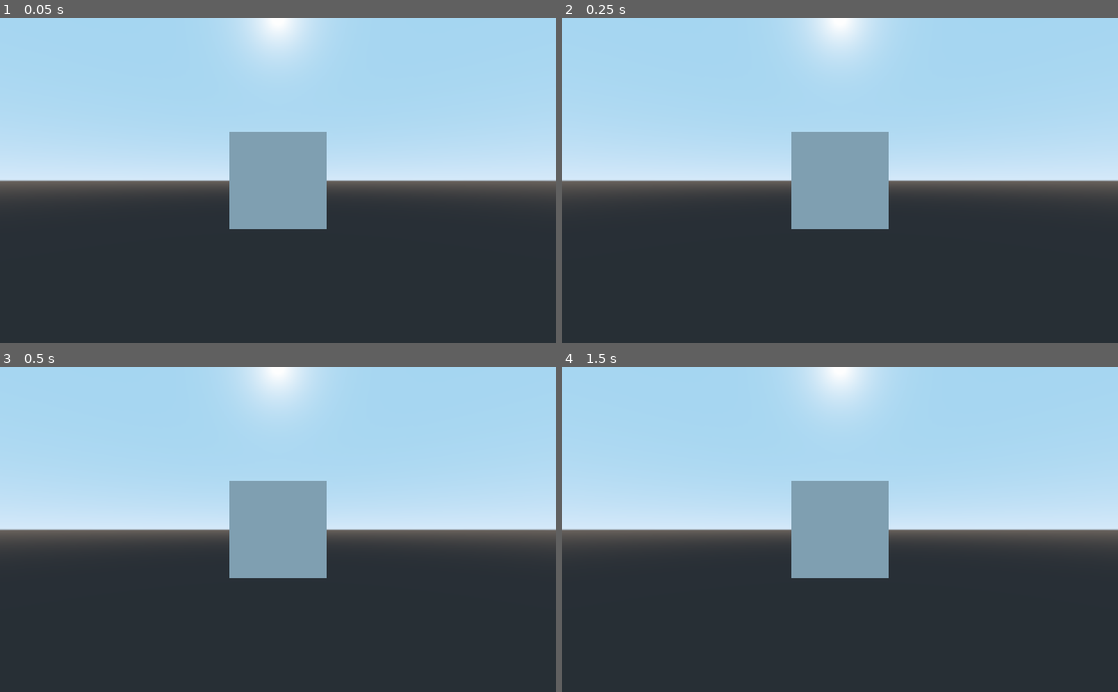
Above: before the commit, frames 1-4 (two rows, left to right).
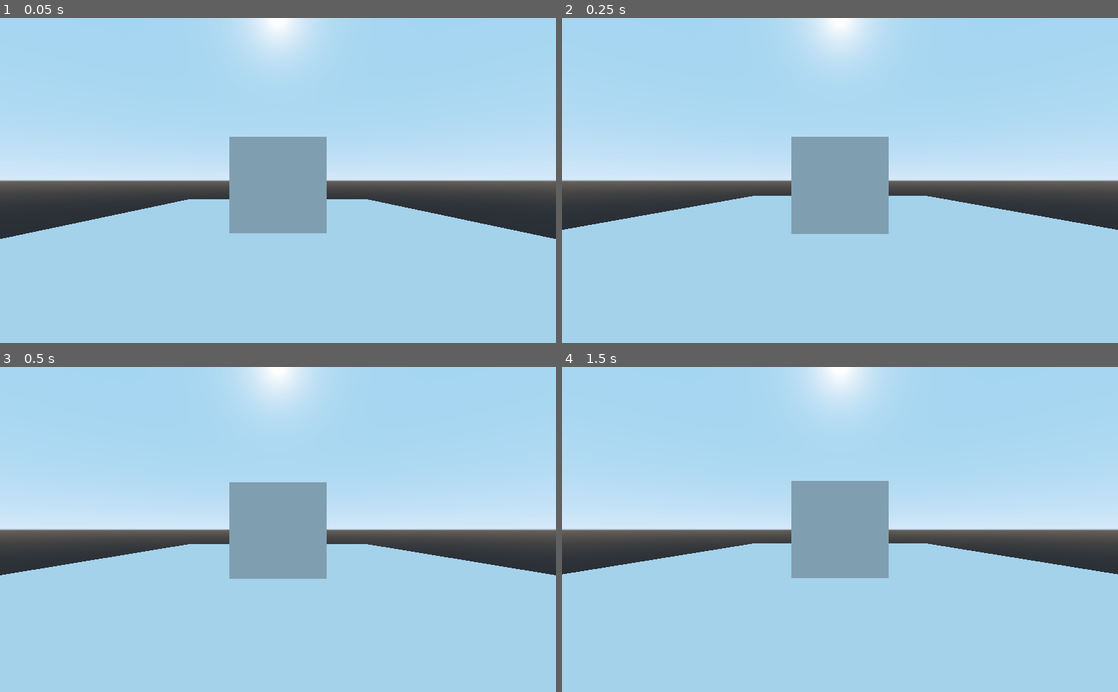
Above: after the commit, the same moments.

Repository: theluckycrab/chronicles
Game: Godot game, scene res://Start.tscn
The game is run twice, just before and just after one commit, with the same random seed, the same clock (stepped at 60 frames per second) and the same inputs.
Inputs (mouse positions are in pixels of both pictures, inside the frame that each line leads up to):
- Up to frame 1 (0.05 s): no input
- Up to frame 2 (0.25 s): no input
- Up to frame 3 (0.5 s): no input
- Up to frame 4 (1.5 s): move the mouse to (962, 513) at 0.52 s; move the mouse to (728, 545) at 1.27 s

The runs differ from the first frame. In frame 1, 39% of the frame differs, in the area x 0-100%, y 35-100%; in frame 2, 40%; in frame 3, 40%; in frame 4, 41%, in the area x 0-100%, y 54-100%.

Commit message:
Basic navigation

Diff:
--- a/ControlledCamera.gd
+++ b/ControlledCamera.gd
@@ -3,12 +3,15 @@
 onready var H = get_parent().get_parent()
 onready var V = get_parent()
 
+var transformTarget = null
+
 var rightStickVector = Vector2.ZERO
 var mouseMotionVector = Vector2.ZERO
 var rightStickDeadZone = 0.25
-var hSpeed = 1.25
-var vSpeed = 1.25
+var hSpeed = 2.75
+var vSpeed = 2.75
 var vLookLimitDegrees = 35
+var trackSpeed = 0.1
 
 func _input(event):
 	if event is InputEventMouseMotion:
@@ -18,6 +21,7 @@
 		rightStickVector.y = Input.get_joy_axis(1, JOY_AXIS_3)
 
 func _physics_process(_delta):
+	Track_Target()
 	Calc_Rotation()
 	Apply_Rotation()
 
@@ -33,7 +37,6 @@
 
 func Apply_Look_Limit():
 	var y = rad2deg(V.rotation.x) + rightStickVector.y
-	print(y)
 	if y > vLookLimitDegrees * .25 and sign(rightStickVector.y) == -1:
 		rightStickVector.y = 0
 	elif y < -vLookLimitDegrees and sign(rightStickVector.y) == 1:
@@ -57,3 +60,13 @@
 
 func Get_Rotation():
 	return Vector2(H.rotation.y, V.rotation.x)
+
+func Track_Target():
+	if !transformTarget:
+		return
+	var position:Vector3 = H.global_transform.origin
+	var newPosition = transformTarget.global_transform.origin
+	H.global_transform.origin = position.linear_interpolate(newPosition, trackSpeed)
+
+func Set_Track_Target(who):
+	transformTarget = who
--- /dev/null
+++ b/Player.gd
@@ -0,0 +1,65 @@
+extends KinematicBody
+
+var velocity = {
+				controlled = Vector3.ZERO,
+				force = Vector3.ZERO
+				}
+
+var gravity = {
+				active = true,
+				base = -1
+				}
+
+func _ready():
+	Grab_Camera()
+
+func _physics_process(_delta):
+	Get_Controlled_Velocity()
+	Move()
+
+func Get_Controlled_Velocity():
+	var lStickDeadZone = 0.25
+	var speedMod = 5
+	var x = Input.get_joy_axis(1, JOY_AXIS_0)
+	var y = Input.get_joy_axis(1, JOY_AXIS_1)
+
+	if abs(x) < lStickDeadZone and abs(y) < lStickDeadZone:
+		velocity.controlled = Vector3.ZERO
+		return
+	velocity.controlled = Vector3(x, 0, y).normalized() * speedMod
+
+func Move():
+	Cam_Rotate_Controlled_Velocity()
+	Apply_Gravity()
+	Apply_Movement()
+	Face_Controlled_Velocity()
+
+func Cam_Rotate_Controlled_Velocity():
+	var cam = get_viewport().get_camera()
+	var camRot = Vector3.ZERO
+	if cam.has_method("Get_H_Rotation"):
+		camRot = cam.Get_H_Rotation()
+	else:
+		camRot = cam.rotation.y
+	velocity.controlled = velocity.controlled.rotated(Vector3.UP, camRot)
+
+func Apply_Movement():
+	var discard = move_and_slide_with_snap(velocity.controlled + velocity.force, Vector3.DOWN, Vector3.UP, true)
+
+func Apply_Gravity():
+	if gravity.active and !is_on_floor():
+		velocity.force += Vector3(0,gravity.base, 0)
+
+func Face_Controlled_Velocity():
+	if velocity.controlled == Vector3.ZERO:
+		return
+	var angle = atan2(velocity.controlled.x, velocity.controlled.z)
+	Body_Face(angle)
+
+func Body_Face(targetAngle, turnSpeed:float=0.2):
+	$MeshInstance.rotation.y = lerp_angle($MeshInstance.rotation.y, targetAngle, turnSpeed)
+
+func Grab_Camera():
+	var cam = get_viewport().get_camera()
+	if cam.has_method("Set_Track_Target"):
+		cam.Set_Track_Target(self)
--- a/Start.tscn
+++ b/Start.tscn
@@ -1,13 +1,32 @@
-[gd_scene load_steps=3 format=2]
+[gd_scene load_steps=5 format=2]
 
 [ext_resource path="res://ControlledCamera.tscn" type="PackedScene" id=1]
+[ext_resource path="res://Player.gd" type="Script" id=2]
+
+[sub_resource type="BoxShape" id=2]
 
 [sub_resource type="CubeMesh" id=1]
 
 [node name="Start" type="Spatial"]
 
-[node name="MeshInstance" type="MeshInstance" parent="."]
+[node name="H" parent="." instance=ExtResource( 1 )]
+
+[node name="Player" type="KinematicBody" parent="."]
+collision_layer = 0
+script = ExtResource( 2 )
+
+[node name="CollisionShape" type="CollisionShape" parent="Player"]
+shape = SubResource( 2 )
+
+[node name="MeshInstance" type="MeshInstance" parent="Player"]
 mesh = SubResource( 1 )
+skeleton = NodePath("../..")
 material/0 = null
 
-[node name="H" parent="." instance=ExtResource( 1 )]
+[node name="CSGCombiner" type="CSGCombiner" parent="."]
+use_collision = true
+
+[node name="CSGBox" type="CSGBox" parent="CSGCombiner"]
+transform = Transform( 1, 0, 0, 0, 1, 0, 0, 0, 1, 0, -2.31313, 0 )
+width = 12.3835
+depth = 21.3376
